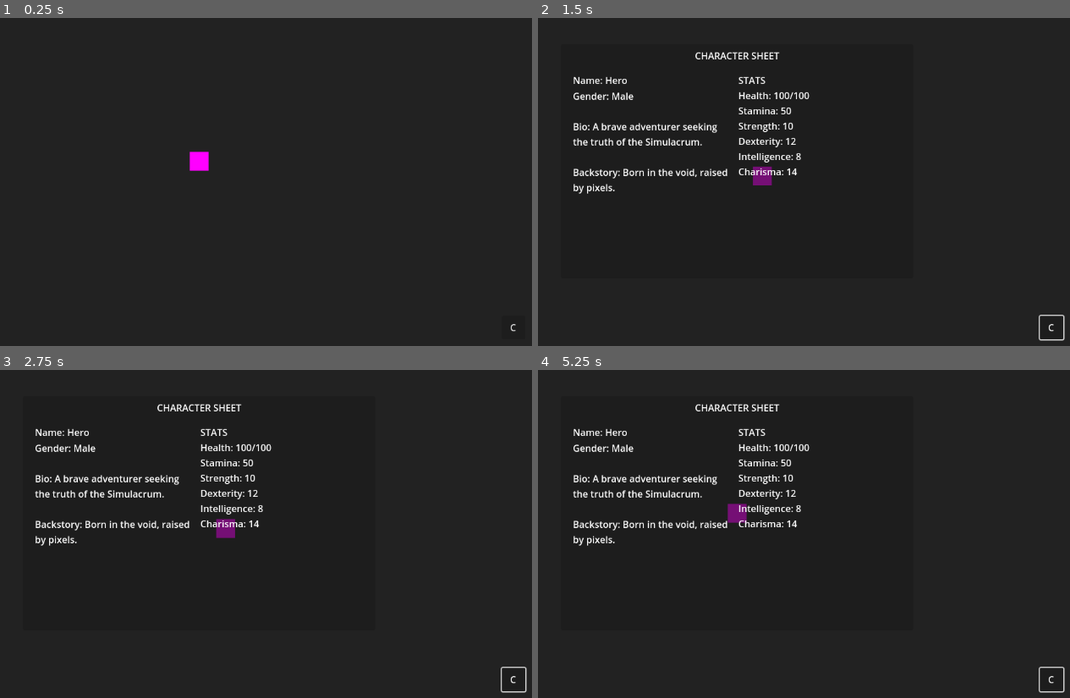
Above: before the commit, frames 1-4 (two rows, left to right).
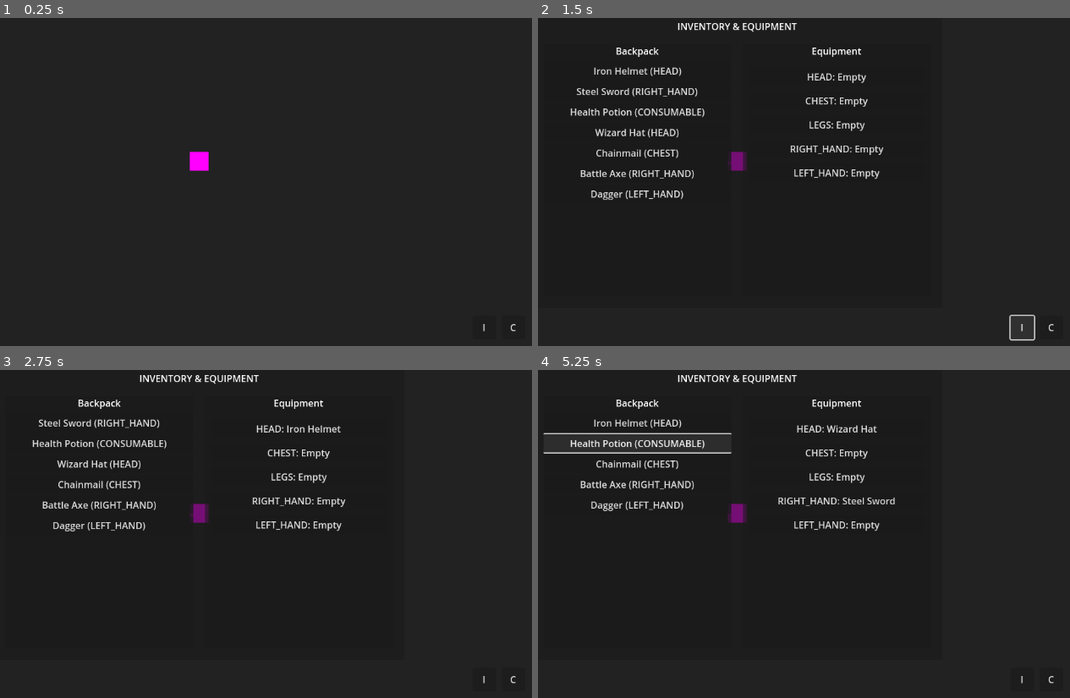
Above: after the commit, the same moments.

Repository: spencerdyer/simulacrum
Game: Godot game, scene res://main.tscn
Same seed, same stepped clock (60 frames per second), same inputs: the game is played once before the commit and once after it.
Inputs (mouse positions are in pixels of both pictures, inside the frame that each line leads up to):
- Up to frame 1 (0.25 s): no input
- Up to frame 2 (1.5 s): click "C" at 0.5 s; click (1022, 326) at 1.25 s, where only the run after the commit has a clickable "I"
- Up to frame 3 (2.75 s): click (101, 422) at 2 s, where only the run after the commit has a clickable "Iron Helmet (HEAD)"
- Up to frame 4 (5.25 s): click (639, 422) at 2.75 s, where only the run after the commit has a clickable "Steel Sword (RIGHT_HAND)"; click (639, 422) at 3.5 s, where only the run after the commit has a clickable "Health Potion (CONSUMABLE)"; click (639, 442) at 4.25 s, where only the run after the commit has a clickable "Wizard Hat (HEAD)"; click (639, 442) at 5 s, where only the run after the commit has a clickable "Health Potion (CONSUMABLE)"

The runs differ from the first frame. In frame 1, less than 0.1% of the frame differs, in the area x 90-92%, y 93-96%; in frame 2, 5.7%, in the area x 6-100%, y 1-99%; in frame 3, 5.5%; in frame 4, 5.5%.

Commit message:
second commit

Diff:
--- a/database_manager.gd
+++ b/database_manager.gd
@@ -4,7 +4,9 @@
 # In the future, this can be replaced with actual SQLite calls.
 # Structure: { "table_name": [ { row_data } ] }
 var _db = {
-	"characters": []
+	"characters": [],
+	"items": [],
+	"inventory": []
 }
 
 const SAVE_PATH = "user://simulacrum_db.json"
@@ -17,21 +19,69 @@
 
 func _ensure_schema():
 	# Ensure we have our tables
-	if not "characters" in _db:
-		_db["characters"] = []
-
-	# Check if player exists
+	if not "characters" in _db: _db["characters"] = []
+	if not "items" in _db: _db["items"] = []
+	if not "inventory" in _db: _db["inventory"] = []
+
+	# --- ITEM DEFINITIONS (Static Data for now) ---
+	# Clear items to ensure fresh definitions on restart/update
+	_db["items"] = []
+	_add_item_definition("1", "Iron Helmet", "HEAD", 2, "A sturdy iron helmet.")
+	_add_item_definition("2", "Leather Chest", "CHEST", 3, "Basic protection.")
+	_add_item_definition("3", "Steel Sword", "RIGHT_HAND", 5, "Sharp and reliable.")
+	_add_item_definition("4", "Wooden Shield", "LEFT_HAND", 2, "Better than nothing.")
+	_add_item_definition("5", "Running Shoes", "LEGS", 1, "Good for sprinting.")
+	_add_item_definition("6", "Health Potion", "CONSUMABLE", 0, "Restores health.")
+
+	# New Items
+	_add_item_definition("7", "Wizard Hat", "HEAD", 5, "A pointy hat for smart people.")
+	_add_item_definition("8", "Chainmail", "CHEST", 6, "Heavy but safe.")
+	_add_item_definition("9", "Plate Greaves", "LEGS", 4, "Protects the shins.")
+	_add_item_definition("10", "Battle Axe", "RIGHT_HAND", 8, "Double-edged destruction.")
+	_add_item_definition("11", "Magic Staff", "RIGHT_HAND", 7, "Channels arcane power.")
+	_add_item_definition("12", "Dagger", "LEFT_HAND", 3, "For off-hand attacks.")
+	_add_item_definition("13", "Travel Cloak", "CHEST", 1, "Keeps the rain off.")
+
+	# --- PLAYER CHARACTER ---
 	var player = get_character_by_name("Hero")
 
-	# If player exists but has invalid gender (from old save), fix it or recreate
+	# Migration/Correction logic
 	if player:
+		var dirty = false
+
+		# Fix Gender
 		if player.get("gender") not in ["Male", "Female"]:
-			print("Migrating old character data...")
-			player["gender"] = "Male" # Defaulting to Male as requested
+			print("Migrating old character data (Gender)...")
+			player["gender"] = "Male"
+			dirty = true
+
+		# Fix missing ID (important for inventory system)
+		if not player.has("id"):
+			print("Migrating old character data (ID)...")
+			player["id"] = "player_1"
+			dirty = true
+
+		# Fix missing Equipment schema
+		if not player.has("equipment"):
+			print("Migrating old character data (Equipment)...")
+			player["equipment"] = {
+				"HEAD": null, "CHEST": null, "LEGS": null,
+				"RIGHT_HAND": null, "LEFT_HAND": null
+			}
+			dirty = true
+
+		if dirty:
 			_save_database()
 
+		# Force add new items for testing if they don't exist in inventory
+		_ensure_player_has_item(player["id"], "7")  # Wizard Hat
+		_ensure_player_has_item(player["id"], "8")  # Chainmail
+		_ensure_player_has_item(player["id"], "10") # Battle Axe
+		_ensure_player_has_item(player["id"], "12") # Dagger
+
 	if not player:
-		create_character({
+		var new_player = {
+			"id": "player_1", # Unique ID
 			"name": "Hero",
 			"is_player": true,
 			"gender": "Male",
@@ -45,32 +95,171 @@
 			"strength": 10,
 			"dexterity": 12,
 			"intelligence": 8,
-			"charisma": 14
-		})
+			"charisma": 14,
+			# Equipment Slots (storing item_instance_ids)
+			"equipment": {
+				"HEAD": null,
+				"CHEST": null,
+				"LEGS": null,
+				"RIGHT_HAND": null,
+				"LEFT_HAND": null
+			}
+		}
+		create_character(new_player)
+
+		# Give initial items
+		add_item_to_inventory("player_1", "1") # Helmet
+		add_item_to_inventory("player_1", "3") # Sword
+		add_item_to_inventory("player_1", "6") # Potion
+
+		# Give new items
+		add_item_to_inventory("player_1", "7")
+		add_item_to_inventory("player_1", "8")
+		add_item_to_inventory("player_1", "10")
+		add_item_to_inventory("player_1", "12")
+
+func _add_item_definition(id, name, type, value, desc):
+	_db["items"].append({
+		"id": id,
+		"name": name,
+		"type": type, # HEAD, CHEST, LEGS, RIGHT_HAND, LEFT_HAND, CONSUMABLE
+		"value": value,
+		"description": desc
+	})
+
+func _ensure_player_has_item(player_id, item_def_id):
+	# Check if player already has an instance of this item type
+	# Note: This is a simple check; in a real game you might want multiple potions,
+	# but for equipment testing we just want to make sure they get one of each new thing.
+	var has_it = false
+
+	# Check inventory
+	for item in _db["inventory"]:
+		if item["owner_id"] == player_id and item["item_def_id"] == item_def_id:
+			has_it = true
+			break
+
+	if not has_it:
+		print("Debug: Giving player missing item ", item_def_id)
+		add_item_to_inventory(player_id, item_def_id)
 
 func create_character(data: Dictionary):
-	# Enforce gender enum constraints
 	if "gender" in data:
 		var g = data["gender"]
 		if g != "Male" and g != "Female":
-			push_error("Invalid gender provided: " + str(g) + ". Must be 'Male' or 'Female'. Defaulting to 'Male'.")
 			data["gender"] = "Male"
 	else:
-		data["gender"] = "Male" # Default
+		data["gender"] = "Male"
 
 	_db["characters"].append(data)
 	_save_database()
 
+# --- INVENTORY MANAGEMENT ---
+
+func add_item_to_inventory(owner_id: String, item_def_id: String):
+	var instance_id = str(Time.get_unix_time_from_system()) + "_" + str(randi() % 1000)
+	_db["inventory"].append({
+		"instance_id": instance_id,
+		"owner_id": owner_id,
+		"item_def_id": item_def_id,
+		"equipped": false
+	})
+	_save_database()
+
+func get_player_inventory(player_id: String):
+	var inventory = []
+	for item in _db["inventory"]:
+		if item["owner_id"] == player_id and not item["equipped"]:
+			var def = get_item_definition(item["item_def_id"])
+			if def:
+				var full_item = item.duplicate()
+				full_item.merge(def)
+				inventory.append(full_item)
+	return inventory
+
+func get_player_equipment(player_id: String):
+	# We look at the character record for slots
+	var player = get_character_by_id(player_id)
+	if not player: return {}
+
+	var equipment = player.get("equipment", {})
+	var result = {}
+
+	for slot in equipment.keys():
+		var instance_id = equipment[slot]
+		if instance_id:
+			var instance = get_inventory_item_by_instance_id(instance_id)
+			if instance:
+				var def = get_item_definition(instance["item_def_id"])
+				if def:
+					var full_item = instance.duplicate()
+					full_item.merge(def)
+					result[slot] = full_item
+		else:
+			result[slot] = null
+
+	return result
+
+func equip_item(player_id: String, instance_id: String, slot: String):
+	var player = get_character_by_id(player_id)
+	var item_instance = get_inventory_item_by_instance_id(instance_id)
+	var item_def = get_item_definition(item_instance["item_def_id"])
+
+	if not player or not item_instance or not item_def: return
+
+	# Verify slot match
+	if item_def["type"] != slot:
+		print("Cannot equip ", item_def["name"], " to ", slot)
+		return
+
+	# Unequip current item in slot if any
+	if player["equipment"][slot] != null:
+		unequip_item(player_id, slot)
+
+	# Equip new item
+	player["equipment"][slot] = instance_id
+	item_instance["equipped"] = true
+	_save_database()
+	print("Equipped ", item_def["name"], " to ", slot)
+
+func unequip_item(player_id: String, slot: String):
+	var player = get_character_by_id(player_id)
+	var instance_id = player["equipment"].get(slot)
+
+	if instance_id:
+		var item_instance = get_inventory_item_by_instance_id(instance_id)
+		if item_instance:
+			item_instance["equipped"] = false
+
+		player["equipment"][slot] = null
+		_save_database()
+		print("Unequipped from ", slot)
+
+# --- HELPERS ---
+
+func get_item_definition(def_id: String):
+	for item in _db["items"]:
+		if item["id"] == def_id: return item
+	return null
+
+func get_inventory_item_by_instance_id(instance_id: String):
+	for item in _db["inventory"]:
+		if item["instance_id"] == instance_id: return item
+	return null
+
+func get_character_by_id(id: String):
+	for char_data in _db["characters"]:
+		if char_data.get("id") == id: return char_data
+	return null
+
 func get_player_character():
 	for char_data in _db["characters"]:
-		if char_data.get("is_player", false):
-			return char_data
+		if char_data.get("is_player", false): return char_data
 	return null
 
 func get_character_by_name(name: String):
 	for char_data in _db["characters"]:
-		if char_data.get("name") == name:
-			return char_data
+		if char_data.get("name") == name: return char_data
 	return null
 
 # Persistence
@@ -79,19 +268,13 @@
 	if file:
 		file.store_string(JSON.stringify(_db))
 		file.close()
-		print("Database saved to ", SAVE_PATH)
 
 func _load_database():
-	if not FileAccess.file_exists(SAVE_PATH):
-		return
-
+	if not FileAccess.file_exists(SAVE_PATH): return
 	var file = FileAccess.open(SAVE_PATH, FileAccess.READ)
 	if file:
 		var content = file.get_as_text()
 		var json = JSON.new()
-		var error = json.parse(content)
-		if error == OK:
+		if json.parse(content) == OK:
 			_db = json.data
 			print("Database loaded.")
-		else:
-			print("Failed to parse database file.")
--- a/hud.gd
+++ b/hud.gd
@@ -1,6 +1,10 @@
 extends Control
 
 signal toggle_character_screen
+signal toggle_inventory_screen
 
 func _on_char_button_pressed():
 	emit_signal("toggle_character_screen")
+
+func _on_inv_button_pressed():
+	emit_signal("toggle_inventory_screen")
--- a/hud.tscn
+++ b/hud.tscn
@@ -27,4 +27,20 @@
 grow_vertical = 0
 text = "C"
 
+[node name="InvButton" type="Button" parent="."]
+layout_mode = 1
+anchors_preset = 3
+anchor_left = 1.0
+anchor_top = 1.0
+anchor_right = 1.0
+anchor_bottom = 1.0
+offset_left = -110.0
+offset_top = -60.0
+offset_right = -70.0
+offset_bottom = -20.0
+grow_horizontal = 0
+grow_vertical = 0
+text = "I"
+
 [connection signal="pressed" from="CharButton" to="." method="_on_char_button_pressed"]
+[connection signal="pressed" from="InvButton" to="." method="_on_inv_button_pressed"]
--- /dev/null
+++ b/inventory_screen.gd
@@ -0,0 +1,62 @@
+extends Control
+
+@onready var inventory_list = $Panel/HBoxContainer/InventoryPanel/ScrollContainer/VBoxContainer
+@onready var equipment_panel = $Panel/HBoxContainer/EquipmentPanel/VBoxContainer
+
+# Slot UI references
+var slot_buttons = {}
+
+func _ready():
+	# Map UI slots
+	slot_buttons["HEAD"] = $Panel/HBoxContainer/EquipmentPanel/VBoxContainer/HeadSlot
+	slot_buttons["CHEST"] = $Panel/HBoxContainer/EquipmentPanel/VBoxContainer/ChestSlot
+	slot_buttons["LEGS"] = $Panel/HBoxContainer/EquipmentPanel/VBoxContainer/LegsSlot
+	slot_buttons["RIGHT_HAND"] = $Panel/HBoxContainer/EquipmentPanel/VBoxContainer/RightHandSlot
+	slot_buttons["LEFT_HAND"] = $Panel/HBoxContainer/EquipmentPanel/VBoxContainer/LeftHandSlot
+
+	update_display()
+
+func update_display():
+	var player = DatabaseManager.get_player_character()
+	if not player: return
+
+	var player_id = player["id"]
+
+	# 1. Clear Inventory List
+	for child in inventory_list.get_children():
+		child.queue_free()
+
+	# 2. Populate Inventory List
+	var inventory = DatabaseManager.get_player_inventory(player_id)
+	for item in inventory:
+		var btn = Button.new()
+		btn.text = item["name"] + " (" + item["type"] + ")"
+		btn.pressed.connect(_on_inventory_item_pressed.bind(item))
+		inventory_list.add_child(btn)
+
+	# 3. Update Equipment Slots
+	var equipment = DatabaseManager.get_player_equipment(player_id)
+	for slot in slot_buttons.keys():
+		var btn = slot_buttons[slot]
+		var item = equipment.get(slot)
+
+		if item:
+			btn.text = slot + ": " + item["name"]
+		else:
+			btn.text = slot + ": Empty"
+
+func _on_inventory_item_pressed(item):
+	var player = DatabaseManager.get_player_character()
+	# Try to equip it
+	if item["type"] in ["HEAD", "CHEST", "LEGS", "RIGHT_HAND", "LEFT_HAND"]:
+		DatabaseManager.equip_item(player["id"], item["instance_id"], item["type"])
+		update_display()
+	else:
+		print("Cannot equip item type: ", item["type"])
+
+func _on_equipment_slot_pressed(slot):
+	var player = DatabaseManager.get_player_character()
+	# Try to unequip
+	if player["equipment"].get(slot):
+		DatabaseManager.unequip_item(player["id"], slot)
+		update_display()
--- /dev/null
+++ b/inventory_screen.tscn
@@ -0,0 +1,122 @@
+[gd_scene load_steps=2 format=3 uid="uid://f5k8d2y5r7x4"]
+
+[ext_resource type="Script" path="res://inventory_screen.gd" id="1_script"]
+
+[node name="InventoryScreen" type="Control"]
+layout_mode = 3
+anchors_preset = 15
+anchor_right = 1.0
+anchor_bottom = 1.0
+grow_horizontal = 2
+grow_vertical = 2
+mouse_filter = 2
+script = ExtResource("1_script")
+
+[node name="Panel" type="Panel" parent="."]
+layout_mode = 1
+anchors_preset = 8
+anchor_left = 0.5
+anchor_top = 0.5
+anchor_right = 0.5
+anchor_bottom = 0.5
+offset_left = -350.0
+offset_top = -250.0
+offset_right = 350.0
+offset_bottom = 250.0
+grow_horizontal = 2
+grow_vertical = 2
+
+[node name="Label" type="Label" parent="Panel"]
+layout_mode = 0
+offset_right = 700.0
+offset_bottom = 40.0
+text = "INVENTORY & EQUIPMENT"
+horizontal_alignment = 1
+vertical_alignment = 1
+
+[node name="HBoxContainer" type="HBoxContainer" parent="Panel"]
+layout_mode = 0
+offset_left = 20.0
+offset_top = 50.0
+offset_right = 680.0
+offset_bottom = 480.0
+theme_override_constants/separation = 20
+
+[node name="InventoryPanel" type="Panel" parent="Panel/HBoxContainer"]
+layout_mode = 2
+size_flags_horizontal = 3
+
+[node name="Label" type="Label" parent="Panel/HBoxContainer/InventoryPanel"]
+layout_mode = 1
+anchors_preset = 10
+anchor_right = 1.0
+offset_bottom = 30.0
+grow_horizontal = 2
+text = "Backpack"
+horizontal_alignment = 1
+
+[node name="ScrollContainer" type="ScrollContainer" parent="Panel/HBoxContainer/InventoryPanel"]
+layout_mode = 1
+anchors_preset = 15
+anchor_right = 1.0
+anchor_bottom = 1.0
+offset_top = 30.0
+offset_bottom = -10.0
+grow_horizontal = 2
+grow_vertical = 2
+
+[node name="VBoxContainer" type="VBoxContainer" parent="Panel/HBoxContainer/InventoryPanel/ScrollContainer"]
+layout_mode = 2
+size_flags_horizontal = 3
+
+[node name="EquipmentPanel" type="Panel" parent="Panel/HBoxContainer"]
+layout_mode = 2
+size_flags_horizontal = 3
+
+[node name="Label" type="Label" parent="Panel/HBoxContainer/EquipmentPanel"]
+layout_mode = 1
+anchors_preset = 10
+anchor_right = 1.0
+offset_bottom = 30.0
+grow_horizontal = 2
+text = "Equipment"
+horizontal_alignment = 1
+
+[node name="VBoxContainer" type="VBoxContainer" parent="Panel/HBoxContainer/EquipmentPanel"]
+layout_mode = 1
+anchors_preset = 15
+anchor_right = 1.0
+anchor_bottom = 1.0
+offset_left = 10.0
+offset_top = 40.0
+offset_right = -10.0
+offset_bottom = -10.0
+grow_horizontal = 2
+grow_vertical = 2
+theme_override_constants/separation = 10
+
+[node name="HeadSlot" type="Button" parent="Panel/HBoxContainer/EquipmentPanel/VBoxContainer"]
+layout_mode = 2
+text = "HEAD: Empty"
+
+[node name="ChestSlot" type="Button" parent="Panel/HBoxContainer/EquipmentPanel/VBoxContainer"]
+layout_mode = 2
+text = "CHEST: Empty"
+
+[node name="LegsSlot" type="Button" parent="Panel/HBoxContainer/EquipmentPanel/VBoxContainer"]
+layout_mode = 2
+text = "LEGS: Empty"
+
+[node name="RightHandSlot" type="Button" parent="Panel/HBoxContainer/EquipmentPanel/VBoxContainer"]
+layout_mode = 2
+text = "RIGHT_HAND: Empty"
+
+[node name="LeftHandSlot" type="Button" parent="Panel/HBoxContainer/EquipmentPanel/VBoxContainer"]
+layout_mode = 2
+text = "LEFT_HAND: Empty"
+
+[connection signal="pressed" from="Panel/HBoxContainer/EquipmentPanel/VBoxContainer/HeadSlot" to="." method="_on_equipment_slot_pressed" binds= ["HEAD"]]
+[connection signal="pressed" from="Panel/HBoxContainer/EquipmentPanel/VBoxContainer/ChestSlot" to="." method="_on_equipment_slot_pressed" binds= ["CHEST"]]
+[connection signal="pressed" from="Panel/HBoxContainer/EquipmentPanel/VBoxContainer/LegsSlot" to="." method="_on_equipment_slot_pressed" binds= ["LEGS"]]
+[connection signal="pressed" from="Panel/HBoxContainer/EquipmentPanel/VBoxContainer/RightHandSlot" to="." method="_on_equipment_slot_pressed" binds= ["RIGHT_HAND"]]
+[connection signal="pressed" from="Panel/HBoxContainer/EquipmentPanel/VBoxContainer/LeftHandSlot" to="." method="_on_equipment_slot_pressed" binds= ["LEFT_HAND"]]
--- a/main.gd
+++ b/main.gd
@@ -1,22 +1,38 @@
 extends Node2D
 
 @onready var character_screen = $CanvasLayer/CharacterScreen
+@onready var inventory_screen = $CanvasLayer/InventoryScreen
 @onready var player = $Player
 
 func _ready():
 	character_screen.visible = false
+	inventory_screen.visible = false
 
 func _input(event):
-	if event.is_action_pressed("ui_cancel"): # Escape key often
+	if event.is_action_pressed("ui_cancel"): # Escape key
 		character_screen.visible = false
+		inventory_screen.visible = false
 
-	if event is InputEventKey and event.pressed and event.keycode == KEY_C:
-		toggle_character_screen()
+	if event is InputEventKey and event.pressed:
+		if event.keycode == KEY_C:
+			toggle_character_screen()
+		elif event.keycode == KEY_I:
+			toggle_inventory_screen()
 
 func toggle_character_screen():
 	character_screen.visible = !character_screen.visible
+	inventory_screen.visible = false # Close others
 	if character_screen.visible:
 		character_screen.update_display()
 
+func toggle_inventory_screen():
+	inventory_screen.visible = !inventory_screen.visible
+	character_screen.visible = false # Close others
+	if inventory_screen.visible:
+		inventory_screen.update_display()
+
 func _on_hud_toggle_character_screen():
 	toggle_character_screen()
+
+func _on_hud_toggle_inventory_screen():
+	toggle_inventory_screen()
--- a/main.tscn
+++ b/main.tscn
@@ -1,9 +1,10 @@
-[gd_scene load_steps=5 format=3 uid="uid://b4k8d2y5r7x3"]
+[gd_scene load_steps=6 format=3 uid="uid://b4k8d2y5r7x3"]
 
 [ext_resource type="Script" path="res://main.gd" id="1_script"]
 [ext_resource type="PackedScene" uid="uid://c8k8d2y5r7x9" path="res://player.tscn" id="2_player"]
 [ext_resource type="PackedScene" uid="uid://e4k8d2y5r7x2" path="res://hud.tscn" id="3_hud"]
 [ext_resource type="PackedScene" uid="uid://d3k8d2y5r7x1" path="res://character_screen.tscn" id="4_charscreen"]
+[ext_resource type="PackedScene" uid="uid://f5k8d2y5r7x4" path="res://inventory_screen.tscn" id="5_invscreen"]
 
 [node name="World" type="Node2D"]
 script = ExtResource("1_script")
@@ -33,4 +34,8 @@
 [node name="CharacterScreen" parent="CanvasLayer" instance=ExtResource("4_charscreen")]
 visible = false
 
+[node name="InventoryScreen" parent="CanvasLayer" instance=ExtResource("5_invscreen")]
+visible = false
+
 [connection signal="toggle_character_screen" from="CanvasLayer/HUD" to="." method="_on_hud_toggle_character_screen"]
+[connection signal="toggle_inventory_screen" from="CanvasLayer/HUD" to="." method="_on_hud_toggle_inventory_screen"]
